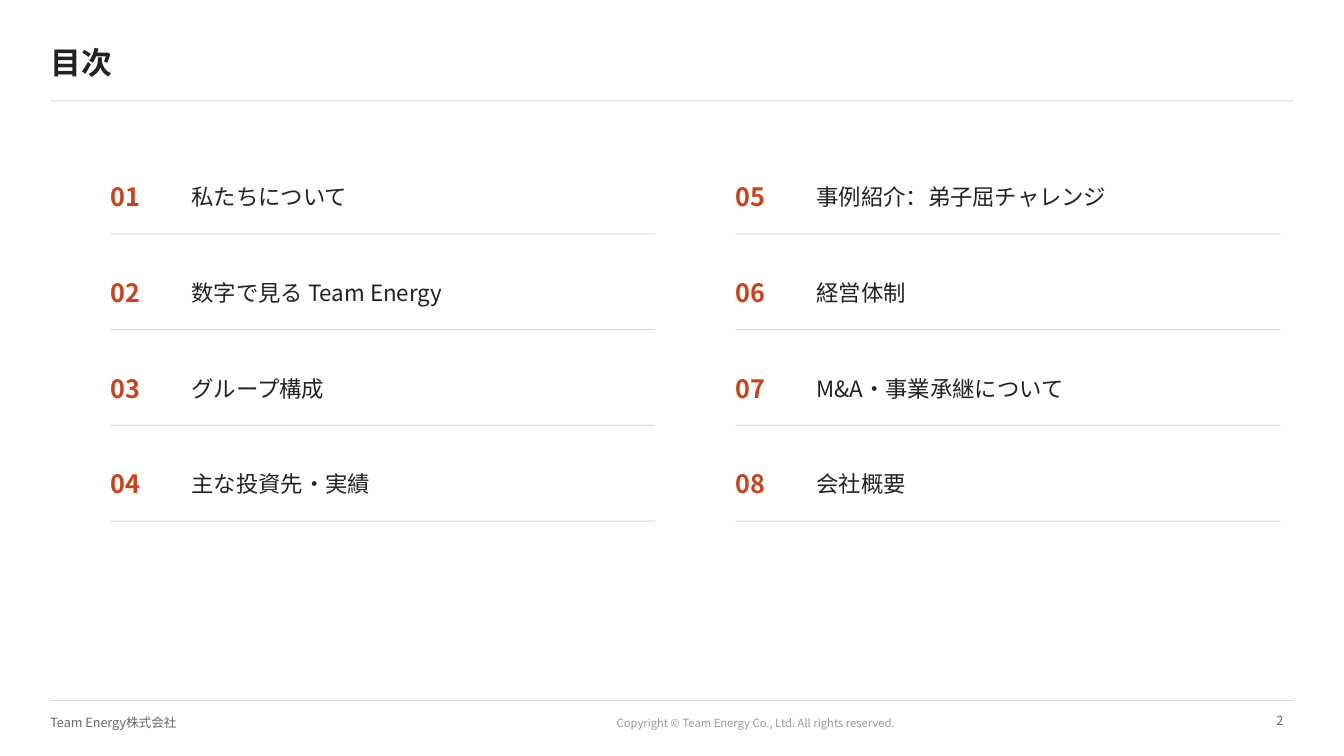
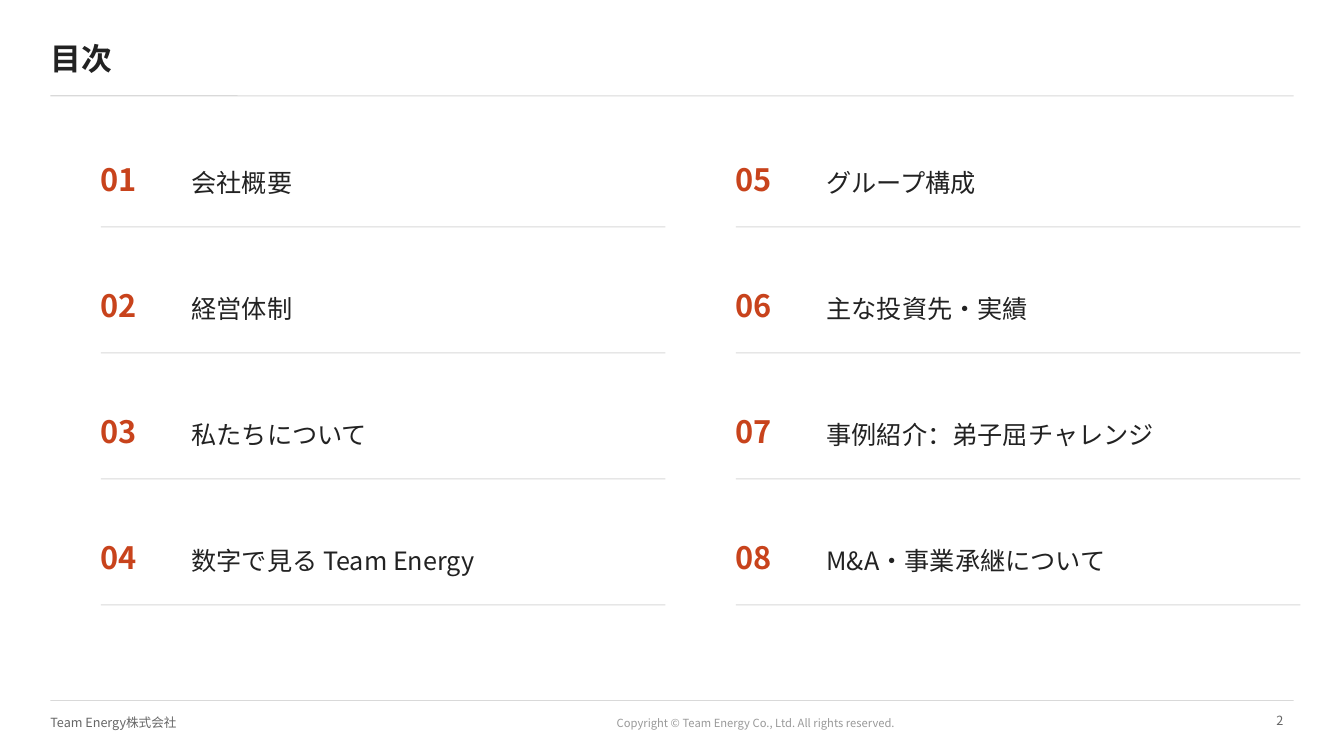
Before and after one commit to ttomoi-afk/desktop-tutorial, a slide deck: slide 2 of teamenergy/docs/TeamEnergy_会社紹介資料.pptx. Drawn at 1344x756 pixels with LibreOffice and Linux fonts; fonts in the diff are those of the drawing; background and template pictures are left out. Boxes give left, top, right and bottom in pixels: in the first picture for what was removed or moved away, otherwise in the second. Text is boxed around its words. In the diff, an @@ line names an element or a change of style, - is before the commit and + after.

```diff
--- a/teamenergy/docs/TeamEnergy_会社紹介資料.pptx
+++ b/teamenergy/docs/TeamEnergy_会社紹介資料.pptx
@@ title "目次": place and size @@
-title "目次" at bbox=[50, 48, 111, 77]
+title "目次" at bbox=[50, 44, 111, 73]
@@ line moved from (50, 101) - (1294, 101) to (50, 96) - (1294, 96) @@
@@ text "01": place and size @@
-text "01" at bbox=[111, 187, 141, 207]
+text "01" at bbox=[101, 168, 137, 192]
@@ size 16 to 18 pt in 8 elements at bbox=[827, 548, 1106, 572], bbox=[191, 423, 367, 446], bbox=[191, 548, 474, 576], bbox=[827, 171, 977, 194], bbox=[827, 297, 1029, 320], bbox=[827, 423, 1154, 446], bbox=[191, 297, 292, 320], bbox=[191, 170, 292, 194] @@
@@ text "会社概要": place and size @@
-text "会社概要" at bbox=[816, 473, 905, 494]
+text "会社概要" at bbox=[191, 170, 292, 194]
@@ text "05": place and size @@
-text "05" at bbox=[736, 187, 766, 207]
+text "05" at bbox=[736, 168, 772, 192]
@@ text "グループ構成": place and size @@
-text "グループ構成" at bbox=[191, 378, 324, 399]
+text "グループ構成" at bbox=[827, 171, 977, 194]
@@ line moved from (111, 234) - (655, 234) to (101, 227) - (665, 227) @@
@@ line moved from (736, 234) - (1280, 234) to (736, 227) - (1301, 227) @@
@@ text "02": place and size @@
-text "02" at bbox=[111, 283, 141, 303]
+text "02" at bbox=[101, 293, 137, 318]
@@ text "経営体制": place and size @@
-text "経営体制" at bbox=[816, 282, 905, 303]
+text "経営体制" at bbox=[191, 297, 292, 320]
@@ text "06": place and size @@
-text "06" at bbox=[736, 283, 766, 303]
+text "06" at bbox=[736, 293, 772, 318]
@@ text "主な投資先・実績": place and size @@
-text "主な投資先・実績" at bbox=[191, 473, 370, 494]
+text "主な投資先・実績" at bbox=[827, 297, 1029, 320]
@@ line moved from (111, 330) - (655, 330) to (101, 353) - (665, 353) @@
@@ line moved from (736, 330) - (1280, 330) to (736, 353) - (1301, 353) @@
@@ text "03": place and size @@
-text "03" at bbox=[111, 379, 141, 399]
+text "03" at bbox=[101, 419, 137, 444]
@@ text "私たちについて": place and size @@
-text "私たちについて" at bbox=[191, 186, 347, 207]
+text "私たちについて" at bbox=[191, 423, 367, 446]
@@ text "07": place and size @@
-text "07" at bbox=[736, 379, 766, 399]
+text "07" at bbox=[736, 420, 772, 444]
@@ text "事例紹介：弟子屈チャレンジ": place and size @@
-text "事例紹介：弟子屈チャレンジ" at bbox=[816, 186, 1106, 207]
+text "事例紹介：弟子屈チャレンジ" at bbox=[827, 423, 1154, 446]
@@ line moved from (111, 425) - (655, 425) to (101, 479) - (665, 479) @@
@@ line moved from (736, 425) - (1280, 425) to (736, 479) - (1301, 479) @@
@@ text "04": place and size @@
-text "04" at bbox=[111, 474, 141, 494]
+text "04" at bbox=[101, 546, 137, 570]
@@ text "数字で見る Team Energy": place and size @@
-text "数字で見る Team Energy" at bbox=[191, 282, 442, 306]
+text "数字で見る Team Energy" at bbox=[191, 548, 474, 576]
@@ size 18 to 22 pt in 8 elements at bbox=[101, 293, 137, 318], bbox=[736, 293, 772, 318], bbox=[101, 168, 137, 192], bbox=[736, 168, 772, 192], bbox=[101, 419, 137, 444], bbox=[736, 420, 772, 444], bbox=[101, 546, 137, 570], bbox=[736, 546, 772, 570] @@
@@ text "08": place and size @@
-text "08" at bbox=[736, 474, 766, 494]
+text "08" at bbox=[736, 546, 772, 570]
@@ text "M&A・事業承継について": place and size @@
-text "M&A・事業承継について" at bbox=[816, 378, 1063, 399]
+text "M&A・事業承継について" at bbox=[827, 548, 1106, 572]
@@ line moved from (111, 521) - (655, 521) to (101, 605) - (665, 605) @@
@@ line moved from (736, 521) - (1280, 521) to (736, 605) - (1301, 605) @@
```
Also in this commit, not shown: 11 other slides changed, 3 other files.
